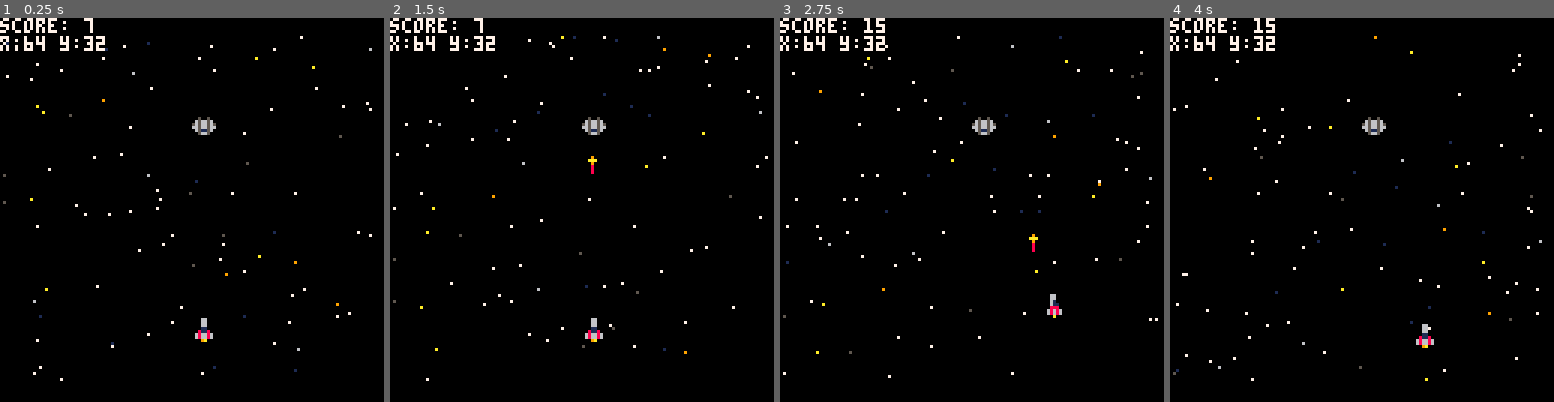
Above: before the commit, frames 1-4 (left to right).
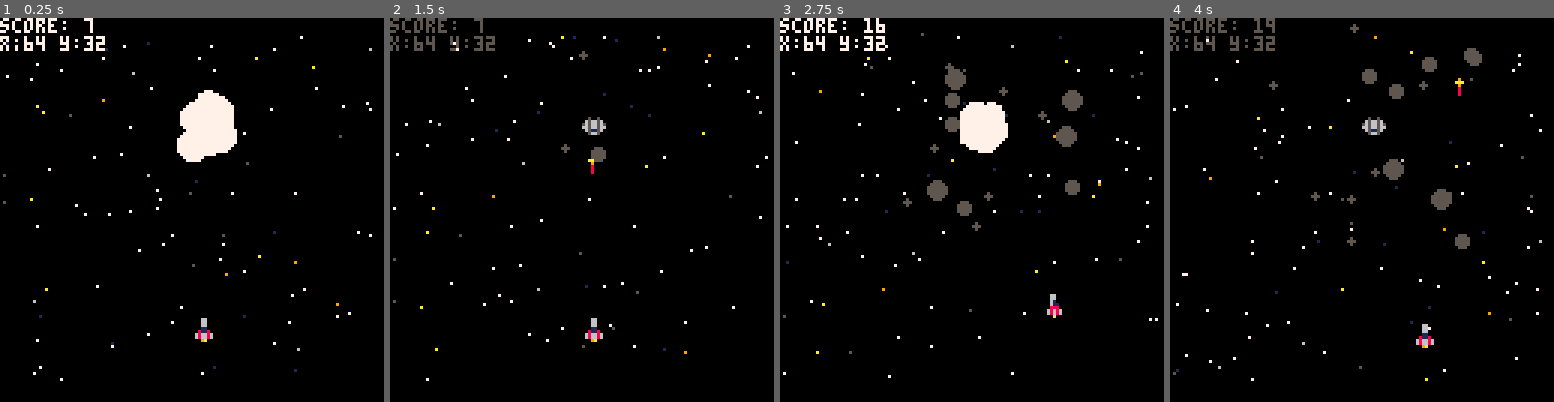
Above: after the commit, the same moments.

Repository: r3adm3/pico-8-experiments
Game: PICO-8 cartridge warstarlumo.p8
Same seed, same stepped clock (60 frames per second), same inputs: the game is played once before the commit and once after it.
Inputs:
- Up to frame 1 (0.25 s): no input
- Up to frame 2 (1.5 s): tap X (X key) at 0.33, 1.07 s; tap O (Z key) at 0.7 s
- Up to frame 3 (2.75 s): hold Right 1.6-2.1 s; tap O (Z key) at 1.7, 2.1, 2.5 s; tap X (X key) at 1.85 s; hold Up 2.15-2.42 s; hold Right from 2.47 s (still down)
- Up to frame 4 (4 s): tap O (Z key) at 2.9, 3.3, 3.7 s; tap X (X key) at 2.97 s; release Right at 3.03 s; hold Left 3.08-3.58 s; hold Down 3.63-3.97 s

The runs differ from the first frame. In frame 1, 2.2% of the frame differs, in the area x 46-62%, y 18-38%; in frame 2, 0.9%; in frame 3, 3.1%, in the area x 25-79%, y 0-61%; in frame 4, 2.2%.

Commit message:
feat: explosions almost working properly :)

Diff:
--- a/warstarlumo.p8
+++ b/warstarlumo.p8
@@ -27,6 +27,7 @@
  draw_ship()
  draw_enemy()
  draw_torpedo()
+ draw_explosions()
 end
 
 function _update()
@@ -183,7 +184,9 @@
 
   if (boolcollision(torpedo,enemy) == true) then
  		score = score + 1
-    draw_explosions()
+ 		torpedo.fired=0 --9/11
+   create_explosion(enemy.x+4, enemy.y+4)
+   --9/11 draw_explosions()
   end
 
 end
@@ -253,20 +256,34 @@
   if p.l<=0 then del(exps,p) end
  end
 
- if btnp(❎) then
-  xp=64
-  yp=64
-  for i=0,20 do
-   add(exps,{
-    x=xp,
-    y=xp,
-    spdx=1-rnd(2),
-    spdy=1-rnd(2),
-    scale=2+rnd(5),
-    l=5
-   })
-  end
- end
+-- if btnp(❎) then
+--  xp=64
+--  yp=64
+--  for i=0,20 do
+--   add(exps,{
+--    x=xp,
+--   y=xp,
+--    spdx=1-rnd(2),
+--    spdy=1-rnd(2),
+--    scale=2+rnd(5),
+--    l=5
+--   })
+--  end
+-- end
+end
+
+function create_explosion(xp, yp)
+  for i=0,5 do
+    add(exps,{
+      x=xp,
+      y=yp,
+      spdx=1-rnd(2),
+      spdy=1-rnd(2),
+      scale=2+rnd(5),
+      l=5,
+      c=4
+    })
+  end
 end
 __gfx__
 00000000000660000006600000066000000660000000000000000000000000000000000000000000000000000000000000000000000000000000000000000000
